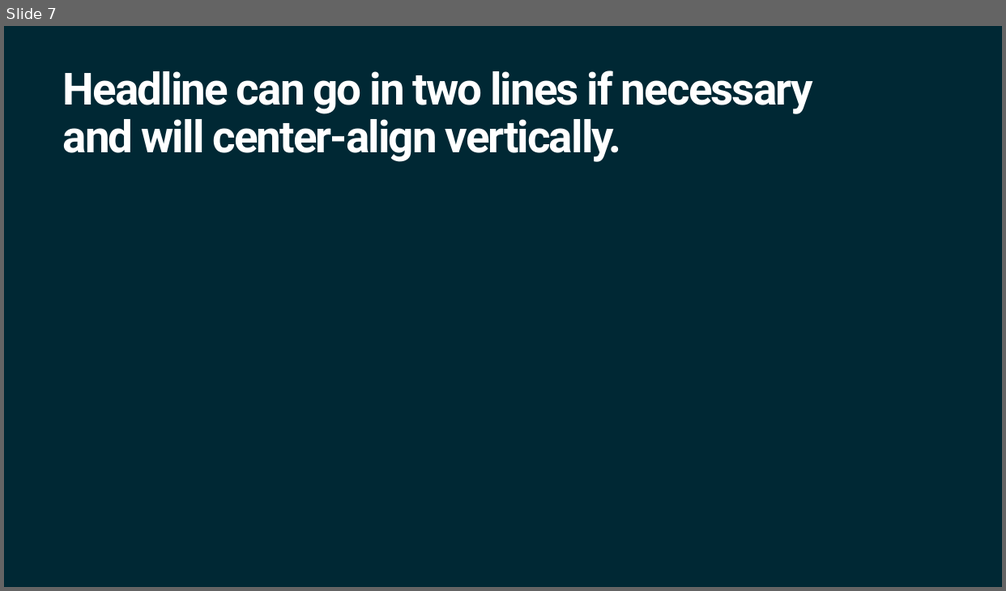
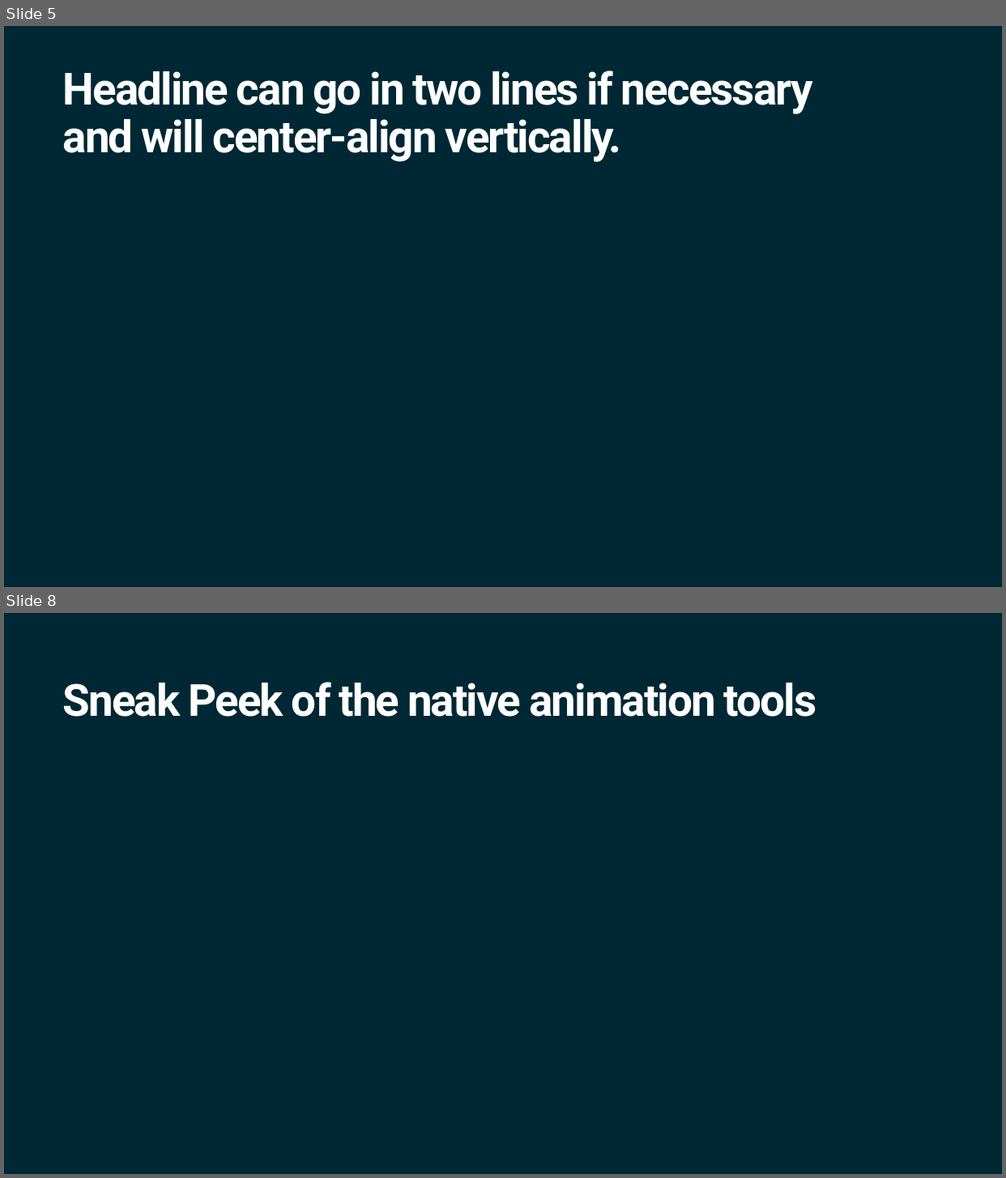
Before and after one commit to ArturoNereu/Unity2DAnimation, a slide deck: Presentations/Future2DAnim_Tokyo.pptx. Shown one above the other, each under a label of ours: slide 7 before the commit, slides 5 and 8 after it; the slides between them are not shown. The pictures are 1006x591 and 1006x1178 pixels, drawn with LibreOffice and Linux fonts; fonts in the diff are those of the drawing; background and template pictures are left out. Boxes give left, top, right and bottom in pixels: in the first picture for what was removed or moved away, otherwise in the second. Text is boxed around its words. In the diff, an @@ line names an element or a change of style, - is before the commit and + after.

```diff
--- a/Presentations/Future2DAnim_Tokyo.pptx
+++ b/Presentations/Future2DAnim_Tokyo.pptx
@@ slide 8 added at <box>4,613,1002,1174</box>, background #002834 @@
@@ title added at <box>63,682,817,717</box>, 32 pt, text #FFFFFF, bold @@
+Sneak Peek of the native animation tools
@@ what was slide 7 is now slide 5 @@
```
Also in this commit, not shown: 2 slides changed, 5 other slides added, 5 slides removed.
